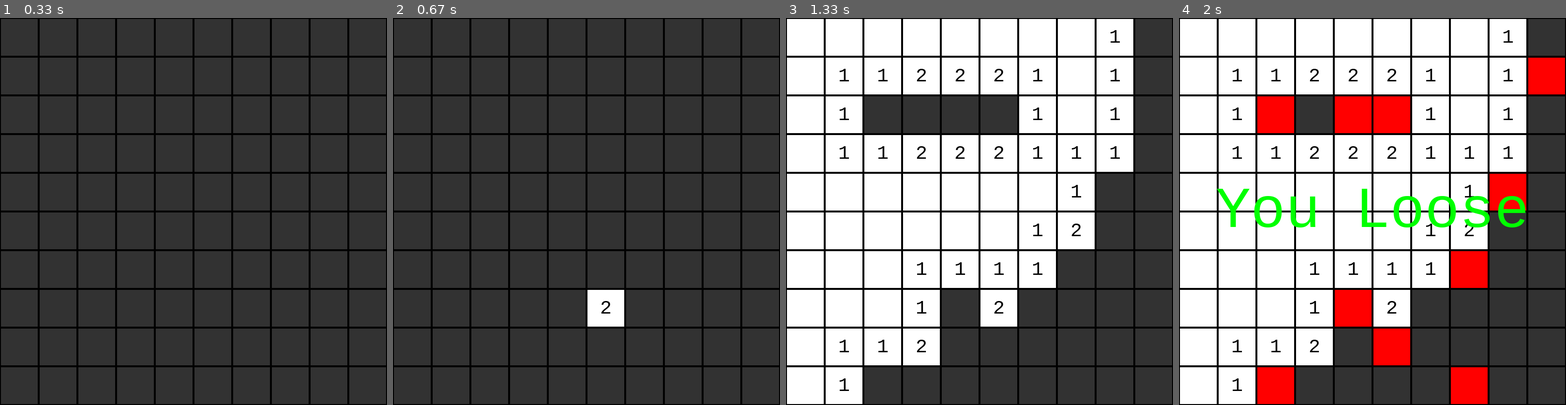
Above: before the commit, frames 1-4 (left to right).
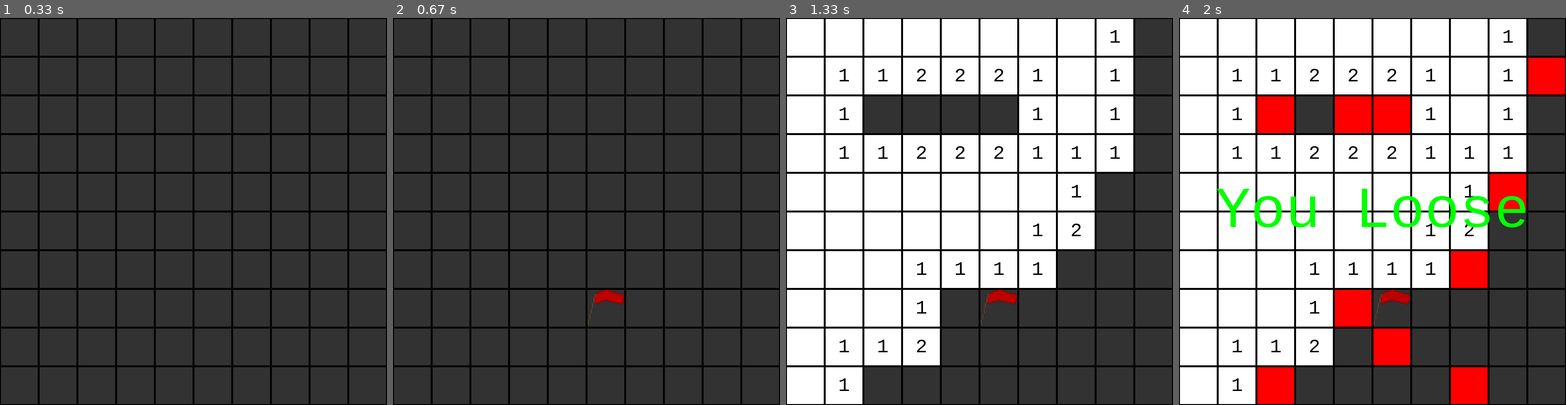
Above: after the commit, the same moments.

Repository: MandarMK/Pygame-Minesweeper
Game: pygame game, started from minesweeper.py
Same seed, same stepped clock (60 frames per second), same inputs: the game is played once before the commit and once after it.
Inputs (mouse positions are in pixels of both pictures, inside the frame that each line leads up to):
- Up to frame 1 (0.33 s): no input
- Up to frame 2 (0.67 s): right-click (625, 296) at 0.43 s
- Up to frame 3 (1.33 s): click (859, 304) at 0.8 s
- Up to frame 4 (2 s): move the mouse to (1353, 312) at 1.57 s; click (1353, 312) at 1.7 s

Frame 1 is identical in both runs. In frame 2, 0.9% of the frame differs, in the area x 50-60%, y 70-80%; in frame 3, 0.9%; in frame 4, 0.9%.

Commit message:
added flag

Diff:
--- a/minesweeper.py
+++ b/minesweeper.py
@@ -24,6 +24,7 @@
 gameDisplay = pygame.display.set_mode((display_width,display_width))
 pygame.display.set_caption('Minesweeper')
 font = pygame.font.SysFont("monospace", 40)
+flagImg = pygame.image.load('flag.png')
 
 class Tile:
     def __init__(self):
@@ -170,6 +171,9 @@
                     pygame.draw.rect(gameDisplay, white, [x * block_width, y * block_width, block_width, block_width])
                 else:
                     pygame.draw.rect(gameDisplay, dgrey, [x * block_width, y * block_width, block_width, block_width])
+                    if grid[y][x].flag == True:
+                        gameDisplay.blit(flagImg, [x * block_width, y * block_width,block_width, block_width])
+
             pygame.draw.rect(gameDisplay, black, [x * block_width, y * block_width, block_width, block_width], 2)
 
             if grid[y][x].neighbours != 0 and grid[y][x].neighbours != 10 and grid[y][x].visible:
@@ -189,11 +193,10 @@
         gameDisplay.fill(white)
 
         for event in pygame.event.get():
-            print(event)
             if event.type == pygame.QUIT:
                 pygame.quit()
                 quit()
-            if event.type == pygame.MOUSEBUTTONUP:
+            if event.type == pygame.MOUSEBUTTONDOWN and event.button == 1:
                 mouseX,mouseY = event.pos
                 col=int(mouseX/block_width)
                 row=int(mouseY/block_width)
@@ -202,6 +205,13 @@
                         Search(row,col)
                 else:
                     EndGame()
+            if event.type == pygame.MOUSEBUTTONDOWN and event.button == 3:
+                mouseX,mouseY = event.pos
+                col=int(mouseX/block_width)
+                row=int(mouseY/block_width)
+                if grid[row][col].visible == False:
+                    grid[row][col].flag = True
+
         if CountHidden() == numBombs:
             WinGame()
         Draw()
Binary file added: flag.png
